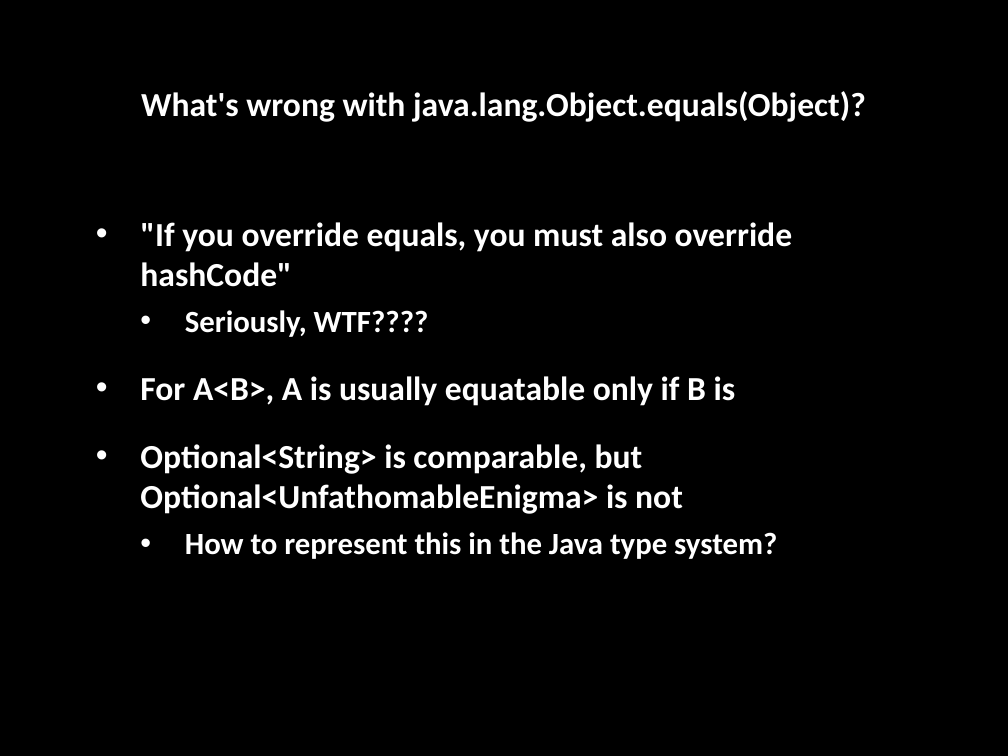
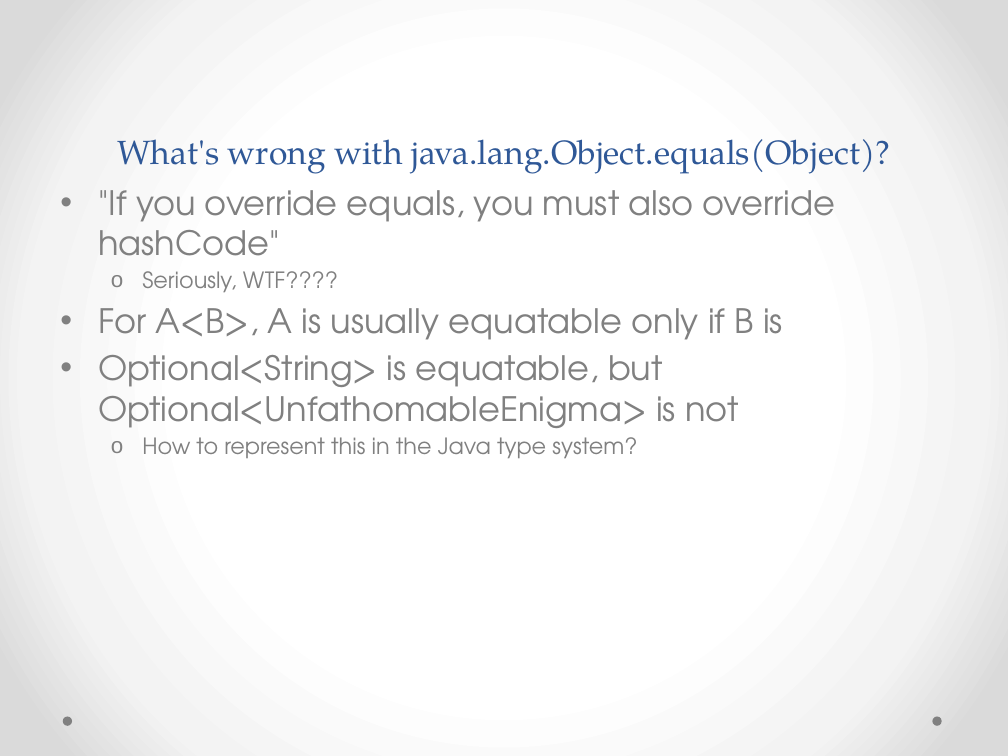
Before and after one commit to techtangents/javaeq, a slide deck: slide 3 of ComposableEquality.pptx. Drawn at 1008x756 pixels with LibreOffice and Linux fonts; fonts in the diff are those of the drawing; background and template pictures are left out. Boxes give left, top, right and bottom in pixels: in the first picture for what was removed or moved away, otherwise in the second. Text is boxed around its words. In the diff, an @@ line names an element or a change of style, - is before the commit and + after.

```diff
--- a/ComposableEquality.pptx
+++ b/ComposableEquality.pptx
@@ background picture (left out) to gradient #FFFFFF to #F4F4F4 to #DADADA @@
@@ title "What's wrong with java.lang.Object.equals(Object)?": place and size @@
-title "What's wrong with java.lang.Object.equals(Object)?" at [141,91,866,122]
+title "What's wrong with java.lang.Object.equals(Object)?" at [117,139,890,174]
@@ title "What's wrong with java.lang.Object.equals(Object)?" at [117,139,890,174]: font Calibri to TeX Gyre Pagella, text colour #FFFFFF to #2F5897, bold off; line spacing 1 to 58pt; vertical alignment middle to bottom @@
@@ text ""If you override equals, you ...": place and size @@
-text ""If you override equals, you ..." at [140,222,792,559]
+text ""If you override equals, you ..." at [98,190,836,458]
@@ text at [98,190,836,458]: font Calibri to TeX Gyre Adventor, text colour #FFFFFF to #808080, bold off in ""If you override equals, you must also ...", "Seriously, WTF????", "For A<B>, A is usually equatable only ...", "How to represent this in the Java ..."; size 22 to 16 pt in "Seriously, WTF????", "How to represent this in the Java ..."; indent changed; less space between paragraphs; bullet • to o @@
@@ text at [98,355,738,428]: text changed; font Calibri to TeX Gyre Adventor; text colour #FFFFFF to #808080; bold off @@
-• Optional<String> is comparable, but
-  Optional<UnfathomableEnigma> is not
+• Optional<String> is equatable, but
+  Optional<UnfathomableEnigma> is not
@@ ellipse added at [62,717,72,726], fill #808080 @@
@@ ellipse added at [932,717,941,726], fill #808080 @@
```
Also in this commit, not shown: 7 other slides changed, 1 other file.
